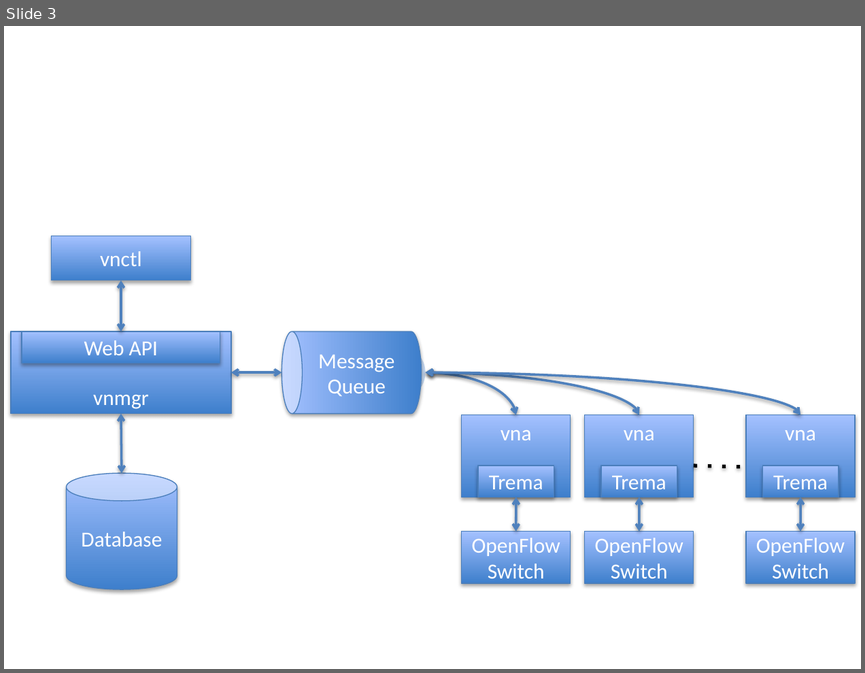
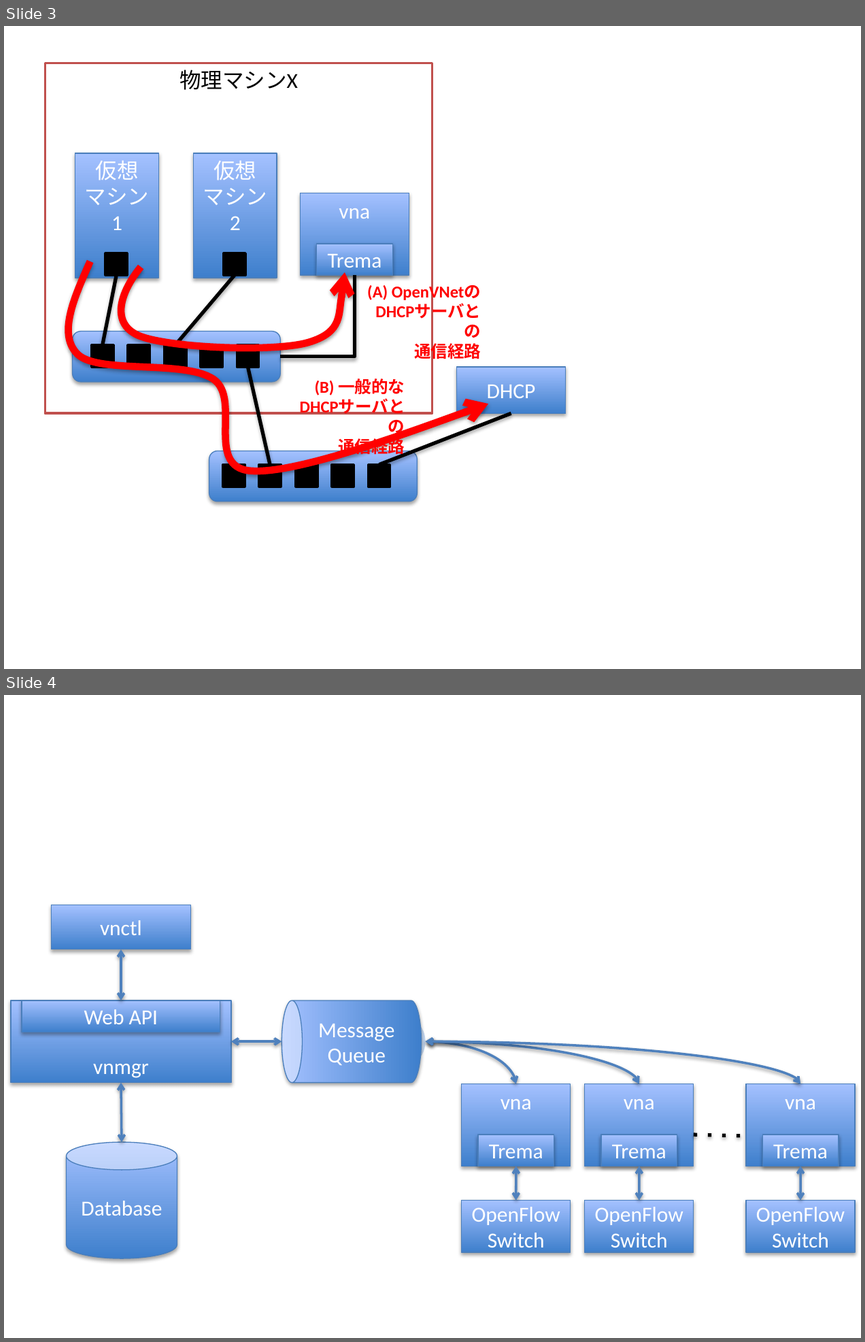
Before and after one commit to yasuhito/trema-book, a slide deck: images/openvnet/src/figures_yamazaki.pptx. Shown one above the other, each under a label of ours: slide 3 before the commit, slides 3 and 4 after it. The pictures are 865x673 and 865x1342 pixels, drawn with LibreOffice and Linux fonts; fonts in the diff are those of the drawing. Boxes give left, top, right and bottom in pixels: in the first picture for what was removed or moved away, otherwise in the second. Text is boxed around its words. In the diff, an @@ line names an element or a change of style, - is before the commit and + after.

Commit message:
Add a new figure to show how dhcp communicate with VMs

```diff
--- a/images/openvnet/src/figures_yamazaki.pptx
+++ b/images/openvnet/src/figures_yamazaki.pptx
@@ slide 3 added at (x1=4, y1=26, x2=861, y2=669), background #FFFFFF @@
@@ rectangle added at (x1=45, y1=63, x2=432, y2=414), fill #FFFFFF, outline #C0504D 2 pt, 18 pt, text #000000 @@
+物理マシンX
@@ rectangle added at (x1=75, y1=152, x2=158, y2=277), fill gradient #3F80CE to #A4C4FF, outline #4B7EBC 0.75 pt, 18 pt, text #FFFFFF @@
+仮想
+マシン
+1
@@ rectangle added at (x1=193, y1=152, x2=277, y2=277), fill gradient #3F80CE to #A4C4FF, outline #4B7EBC 0.75 pt, 18 pt, text #FFFFFF @@
+仮想
+マシン
+2
@@ rectangle added at (x1=300, y1=193, x2=409, y2=276), fill gradient #3F80CE to #A4C4FF, outline #4B7EBC 0.75 pt, 18 pt, text #FFFFFF @@
+vna
@@ rectangle added at (x1=317, y1=244, x2=393, y2=276), fill gradient #3F80CE to #A4C4FF, outline #4B7EBC 0.75 pt, 18 pt, text #FFFFFF @@
+Trema
@@ freeform shape added at (x1=68, y1=261, x2=488, y2=471), outline #FF0000 6 pt @@
@@ rectangle added at (x1=105, y1=253, x2=127, y2=276), fill #000000, outline #000000 2 pt @@
@@ freeform shape added at (x1=122, y1=267, x2=345, y2=348), outline #FF0000 6 pt @@
@@ rectangle added at (x1=224, y1=253, x2=245, y2=276), fill #000000, outline #000000 2 pt @@
@@ line added from (116, 276) to (103, 345), #000000 3 pt @@
@@ line added from (235, 276) to (175, 345), #000000 3 pt @@
@@ elbow line added from (354, 276) to (280, 356), #000000 3 pt @@
@@ text added at (x1=367, y1=284, x2=481, y2=361), 14 pt, text #FF0000, bold @@
+(A) OpenVNetの
+DHCPサーバとの
+通信経路
@@ group added at (x1=73, y1=331, x2=281, y2=382): 5 rectangles, 1 rounded rectangle @@
@@ line added from (247, 367) to (270, 465), #000000 3 pt @@
@@ rectangle added at (x1=456, y1=367, x2=565, y2=414), fill gradient #3F80CE to #A4C4FF, outline #4B7EBC 0.75 pt, 18 pt, text #FFFFFF @@
+DHCP
@@ text added at (x1=315, y1=378, x2=405, y2=456), 14 pt, text #FF0000, bold @@
+(B) 一般的な
+DHCPサーバとの
+通信経路
@@ line added from (511, 414) to (379, 465), #000000 3 pt @@
@@ group added at (x1=209, y1=451, x2=417, y2=501): 5 rectangles, 1 rounded rectangle @@
@@ what was slide 3 is now slide 4 @@
```
Also in this commit, not shown: 1 other file.
